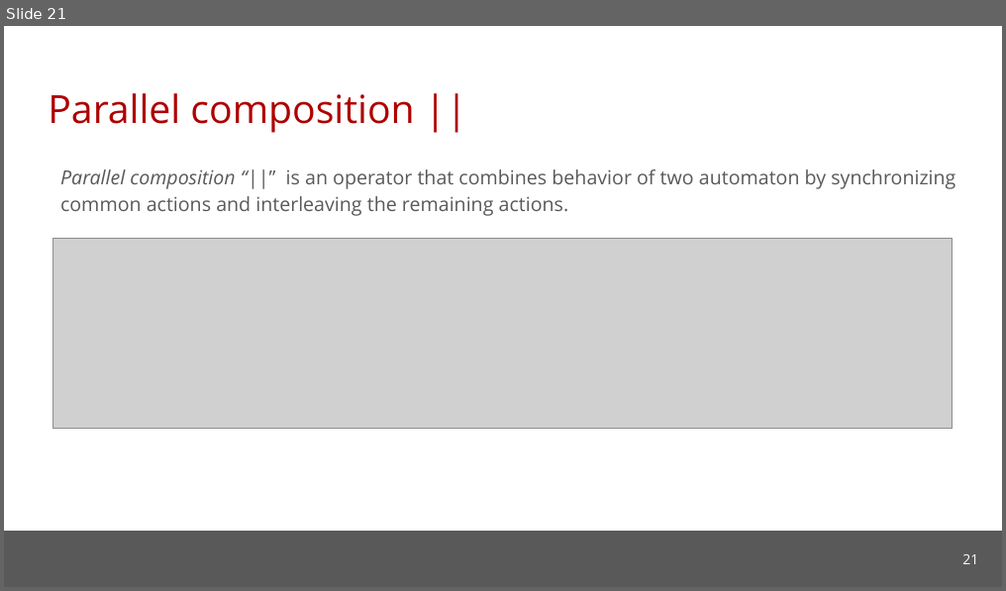
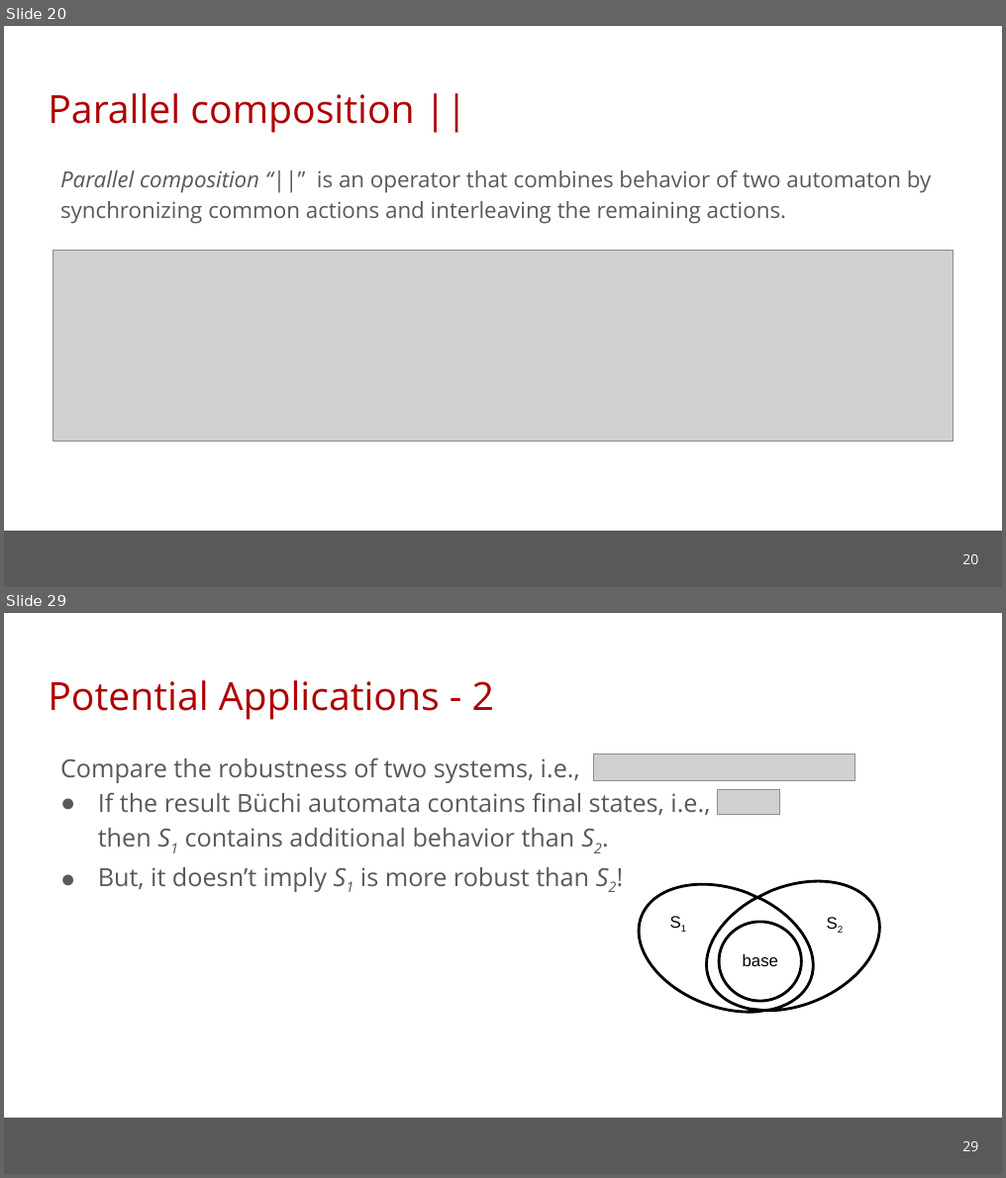
Before and after one commit to cmu-soda/Robustness, a slide deck: Robustness.pptx. Shown one above the other, each under a label of ours: slide 21 before the commit, slides 20 and 29 after it; the slides between them are not shown. The pictures are 1006x591 and 1006x1178 pixels, drawn with LibreOffice and Linux fonts; fonts in the diff are those of the drawing; grey boxes stand for pictures; background and template pictures are left out. Boxes give left, top, right and bottom in pixels: in the first picture for what was removed or moved away, otherwise in the second. Text is boxed around its words. In the diff, an @@ line names an element or a change of style, - is before the commit and + after.

```diff
--- a/Robustness.pptx
+++ b/Robustness.pptx
@@ slide 29 added at (4,613,1002,1174), background #FFFFFF; not listed: 1 template element that a slide beside it also shows @@
@@ title added at (48,680,494,720), 28 pt, text #AE0000 @@
+Potential Applications - 2
@@ text added at (60,758,710,892), 18 pt, text #595959 @@
+Compare the robustness of two systems, i.e.,
+● If the result Büchi automata contains final states, i.e., then S1 contains additional behavior than S2.
+● But, it doesn’t imply S1 is more robust than S2!
@@ picture added at (593,755,855,781) @@
@@ picture added at (718,789,780,815) @@
@@ group added at (620,823,892,1052): 3 texts, 1 freeform shape @@
+base
+S2
+S1
@@ page number added at (962,1142,978,1152), 10 pt, text #FFFFFF @@
+29
@@ what was slide 21 is now slide 20 @@
@@ slide 20 changed as well @@
@@ text "Parallel composition “||” is an ..." at (60,171,931,223): size 14 to 16 pt @@
@@ picture: place and size @@
-picture at (53,238,952,428)
+picture at (53,251,952,441)
@@ page number at (962,555,978,565): text changed @@
-21
+20
```
Also in this commit, not shown: 5 other slides changed, 8 other slides added, 1 slide removed.
